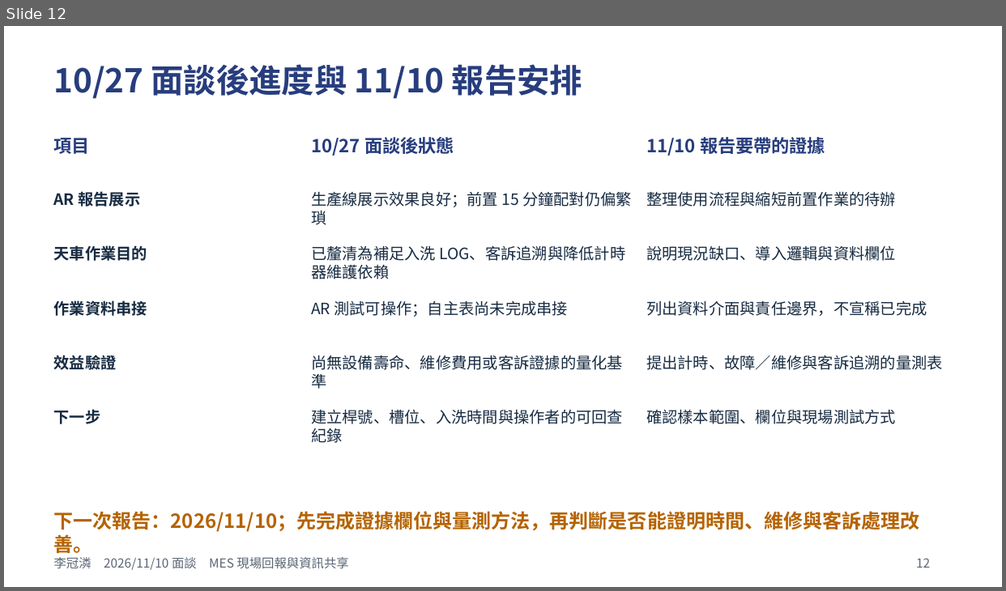
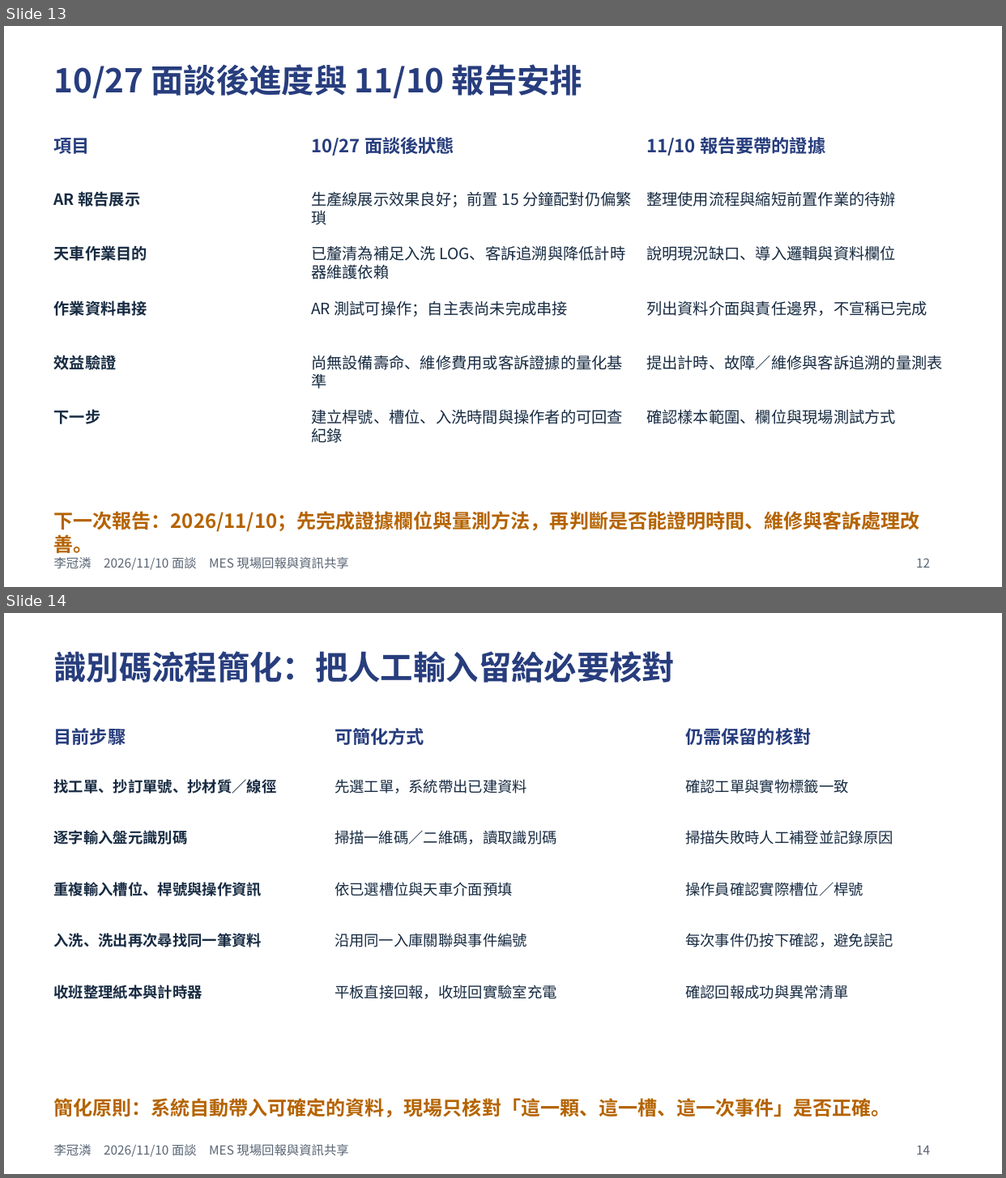
Before and after one commit to vannessiii2/report2, a slide deck: ppt/MES洗入洗出與天車AR_1110面談版.pptx. Shown one above the other, each under a label of ours: slide 12 before the commit, slides 13 and 14 after it. The pictures are 1006x591 and 1006x1178 pixels, drawn with LibreOffice and Linux fonts; fonts in the diff are those of the drawing. Boxes give left, top, right and bottom in pixels: in the first picture for what was removed or moved away, otherwise in the second. Text is boxed around its words. In the diff, an @@ line names an element or a change of style, - is before the commit and + after.

```diff
--- a/ppt/MES洗入洗出與天車AR_1110面談版.pptx
+++ b/ppt/MES洗入洗出與天車AR_1110面談版.pptx
@@ slide 14 added at box(4, 613, 1002, 1174), background #FFFFFF @@
@@ text added at box(54, 651, 675, 683), 31.5 pt, text #273D7D, bold @@
+識別碼流程簡化：把人工輸入留給必要核對
@@ text added at box(54, 728, 126, 745), 17.2 pt, text #273D7D, bold @@
+目前步驟
@@ text added at box(334, 728, 424, 745), 17.2 pt, text #273D7D, bold @@
+可簡化方式
@@ text added at box(685, 728, 811, 745), 17.2 pt, text #273D7D, bold @@
+仍需保留的核對
@@ text added at box(54, 779, 277, 794), 14.2 pt, text #172B42, bold @@
+找工單、抄訂單號、抄材質／線徑
@@ text added at box(334, 779, 527, 794), 14.2 pt, text #172B42 @@
+先選工單，系統帶出已建資料
@@ text added at box(685, 779, 849, 794), 14.2 pt, text #172B42 @@
+確認工單與實物標籤一致
@@ text added at box(54, 830, 188, 845), 14.2 pt, text #172B42, bold @@
+逐字輸入盤元識別碼
@@ text added at box(334, 830, 557, 845), 14.2 pt, text #172B42 @@
+掃描一維碼／二維碼，讀取識別碼
@@ text added at box(685, 830, 893, 845), 14.2 pt, text #172B42 @@
+掃描失敗時人工補登並記錄原因
@@ text added at box(54, 882, 262, 897), 14.2 pt, text #172B42, bold @@
+重複輸入槽位、桿號與操作資訊
@@ text added at box(334, 882, 513, 897), 14.2 pt, text #172B42 @@
+依已選槽位與天車介面預填
@@ text added at box(685, 882, 863, 897), 14.2 pt, text #172B42 @@
+操作員確認實際槽位／桿號
@@ text added at box(54, 933, 262, 948), 14.2 pt, text #172B42, bold @@
+入洗、洗出再次尋找同一筆資料
@@ text added at box(334, 933, 527, 948), 14.2 pt, text #172B42 @@
+沿用同一入庫關聯與事件編號
@@ text added at box(685, 933, 893, 948), 14.2 pt, text #172B42 @@
+每次事件仍按下確認，避免誤記
@@ text added at box(54, 985, 202, 999), 14.2 pt, text #172B42, bold @@
+收班整理紙本與計時器
@@ text added at box(334, 985, 557, 999), 14.2 pt, text #172B42 @@
+平板直接回報，收班回實驗室充電
@@ text added at box(685, 985, 849, 999), 14.2 pt, text #172B42 @@
+確認回報成功與異常清單
@@ text added at box(54, 1098, 891, 1118), 18.8 pt, text #B56300, bold @@
+簡化原則：系統自動帶入可確定的資料，現場只核對「這一顆、這一槽、這一次事件」是否正確。
@@ text added at box(54, 1144, 348, 1157), 12 pt, text #596574 @@
+李冠潾 2026/11/10 面談 MES 現場回報與資訊共享
@@ text added at box(916, 1145, 930, 1155), 12 pt, text #596574 @@
+14
@@ what was slide 12 is now slide 13 @@
```
Also in this commit, not shown: 2 other slides added, 4 other files.
